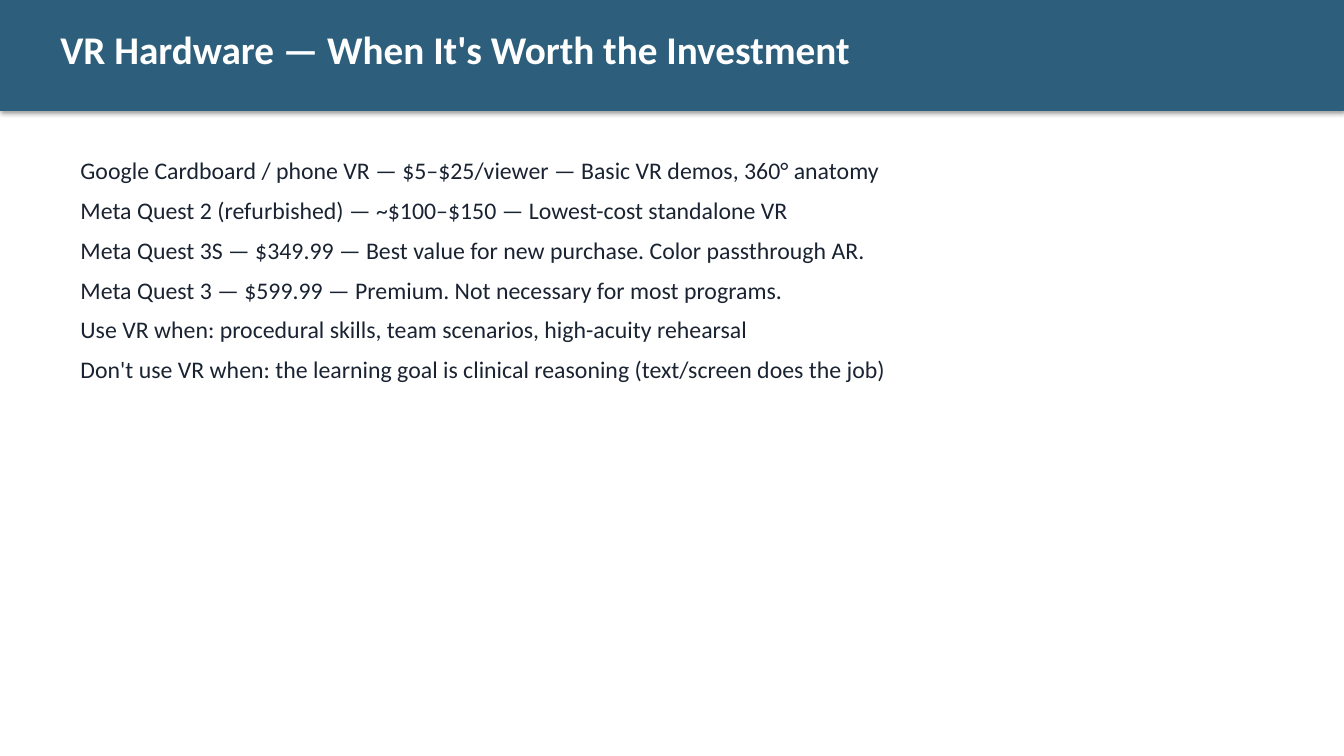
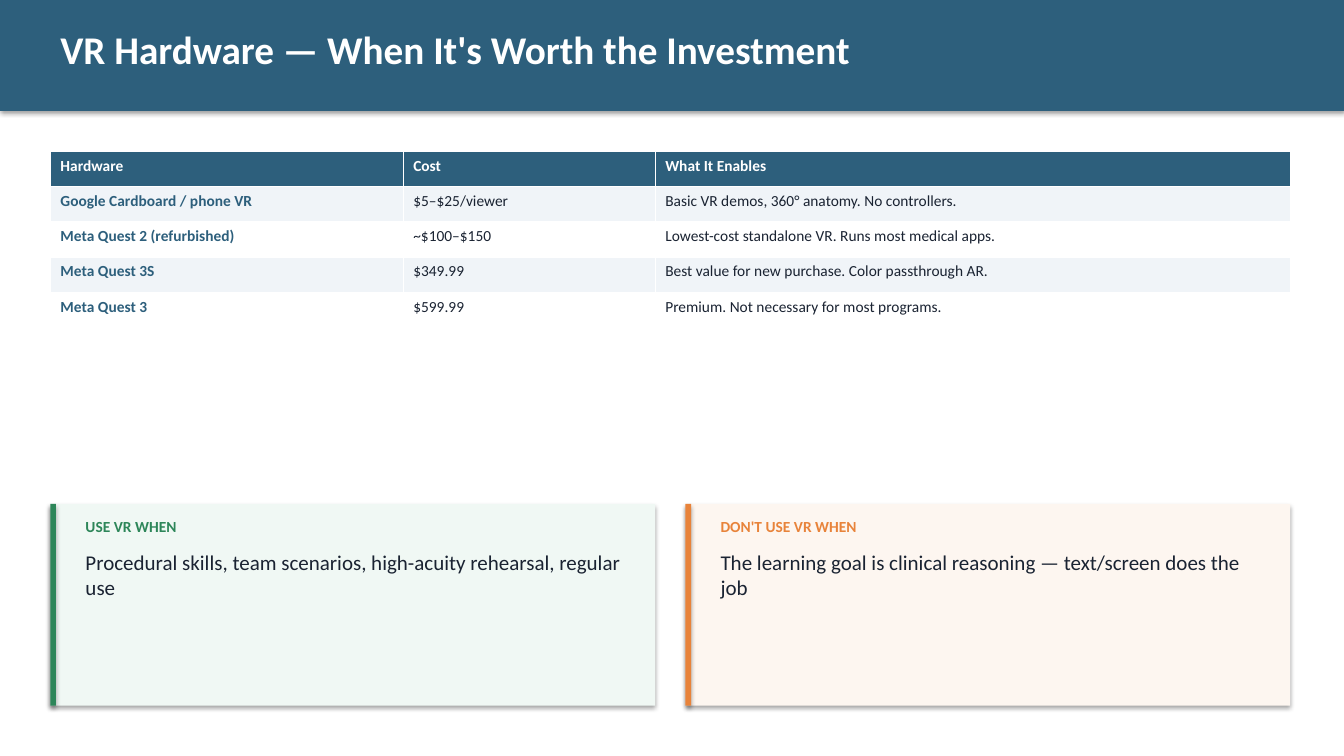
Before and after one commit to diana-brewer/digital-learning-unlocked, a slide deck: slide 22 of Digital Learning Unlocked - Slide Deck.pptx. Drawn at 1344x756 pixels with LibreOffice and Linux fonts; fonts in the diff are those of the drawing. Boxes give left, top, right and bottom in pixels: in the first picture for what was removed or moved away, otherwise in the second. Text is boxed around its words. In the diff, an @@ line names an element or a change of style, - is before the commit and + after.

Commit message:
Restyle slide deck with tables, callouts, and colored cards matching HTML design

```diff
--- a/Digital Learning Unlocked - Slide Deck.pptx
+++ b/Digital Learning Unlocked - Slide Deck.pptx
@@ table added at (50,151,1291,328), 5 rows, 3 columns @@
+Hardware | Cost | What It Enables
+Google Cardboard / phone VR | $5–$25/viewer | Basic VR demos, 360° anatomy. No controllers.
+Meta Quest 2 (refurbished) | ~$100–$150 | Lowest-cost standalone VR. Runs most medical apps.
+Meta Quest 3S | $349.99 | Best value for new purchase. Color passthrough AR.
+Meta Quest 3 | $599.99 | Premium. Not necessary for most programs.
@@ text removed at (80,162,885,382) @@
-Google Cardboard / phone VR — $5–$25/viewer — Basic VR demos, 360° anatomy
-Meta Quest 2 (refurbished) — ~$100–$150 — Lowest-cost standalone VR
-Meta Quest 3S — $349.99 — Best value for new purchase. Color passthrough AR.
-Meta Quest 3 — $599.99 — Premium. Not necessary for most programs.
-Use VR when: procedural skills, team scenarios, high-acuity rehearsal
-Don't use VR when: the learning goal is clinical reasoning (text/screen does the job)
@@ rectangle added at (50,504,655,706), fill #F0F8F4 @@
@@ rectangle added at (50,504,56,706), fill #2D8659 @@
@@ rectangle added at (686,504,1291,706), fill #FDF6F0 @@
@@ rectangle added at (686,504,692,706), fill #E8833A @@
@@ text added at (85,522,176,532), 11 pt, text #2D8659, bold @@
+USE VR WHEN
@@ text added at (721,521,856,532), 11 pt, text #E8833A, bold @@
+DON'T USE VR WHEN
@@ text added at (85,555,620,595), 15 pt, text #1A2332 @@
+Procedural skills, team scenarios, high-acuity rehearsal, regular use
@@ text added at (721,555,1239,599), 15 pt, text #1A2332 @@
+The learning goal is clinical reasoning — text/screen does the job
```
Also in this commit, not shown: 20 other slides changed.
